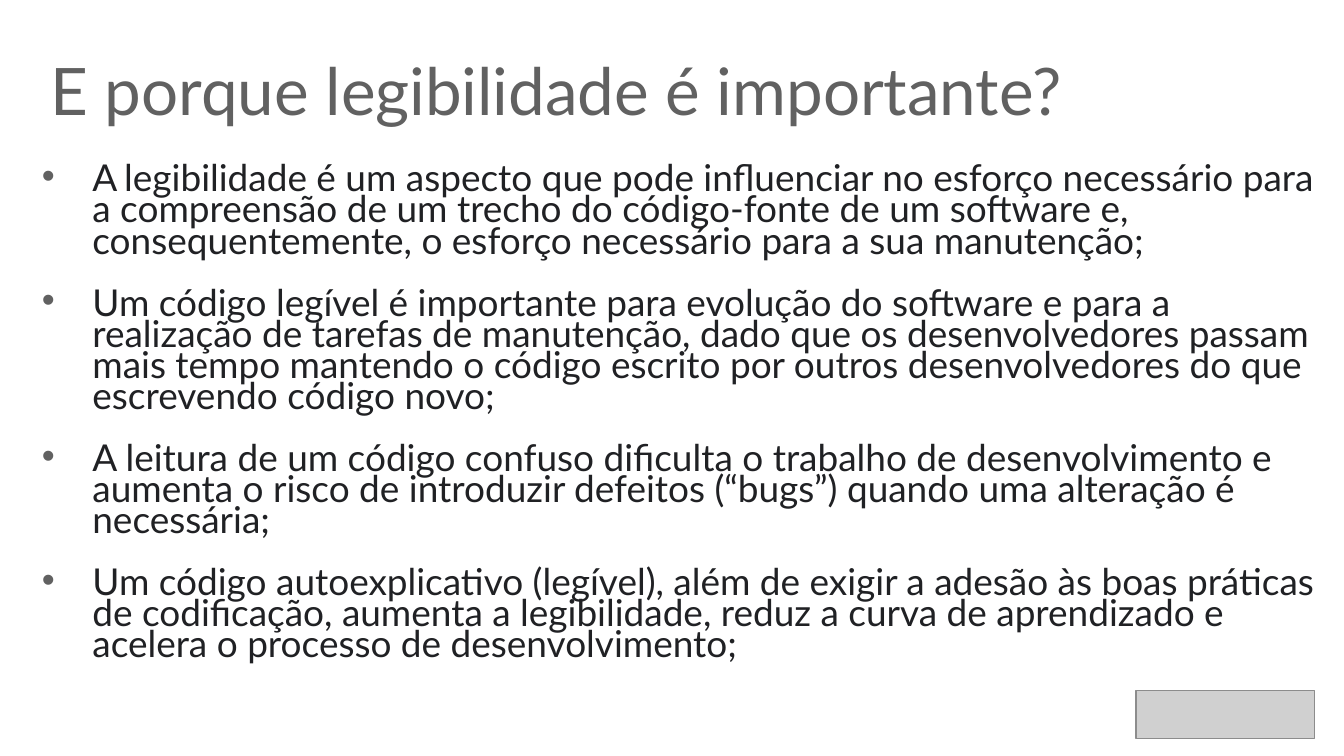
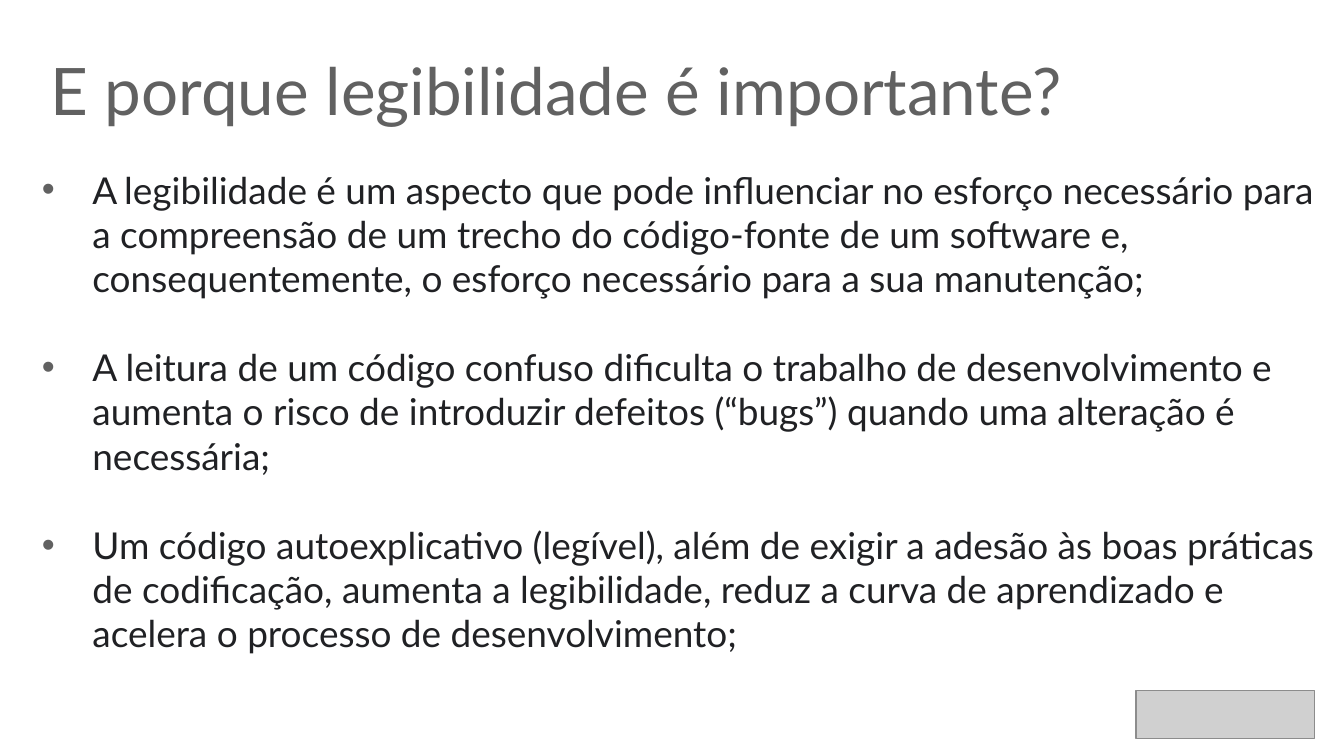
Before and after one commit to rafaelcruz-net/pattern-matching, a slide deck: slide 16 of Apresentacao_Defesa.pptx (slide 5 before the commit). Drawn at 1344x756 pixels with LibreOffice and Linux fonts; fonts in the diff are those of the drawing; grey boxes stand for pictures. Boxes give left, top, right and bottom in pixels: in the first picture for what was removed or moved away, otherwise in the second. Text is boxed around its words. In the diff, an @@ line names an element or a change of style, - is before the commit and + after.

```diff
--- a/Apresentacao_Defesa.pptx
+++ b/Apresentacao_Defesa.pptx
@@ text "A legibilidade é um aspecto ..." at (92, 176, 1314, 654): line spacing 0.7 to 1 @@
@@ text at (92, 288, 1309, 416): paragraph removed @@
-• Um código legível é importante para evolução do software e para a realização de tarefas de manutenção, dado que os desenvolvedores passam mais tempo mantendo o código escrito por outros desenvolvedores do que escrevendo código novo;
```
Also in this commit, not shown: 13 other slides changed, 5 slides added, 9 other files.
